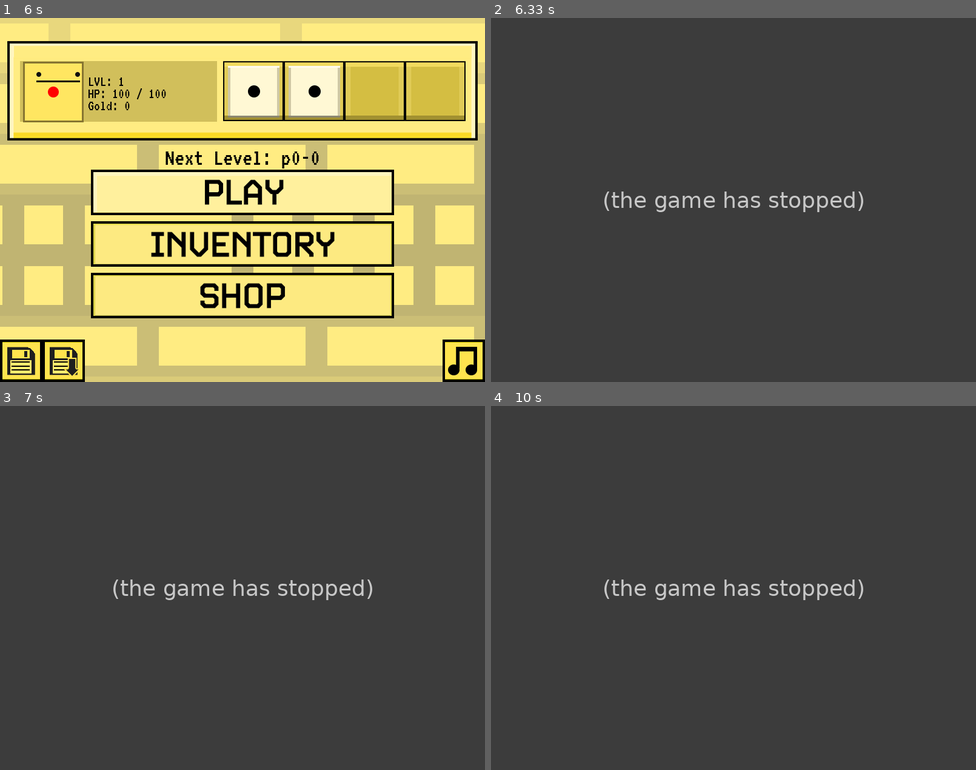
Above: before the commit, frames 1-4 (two rows, left to right).
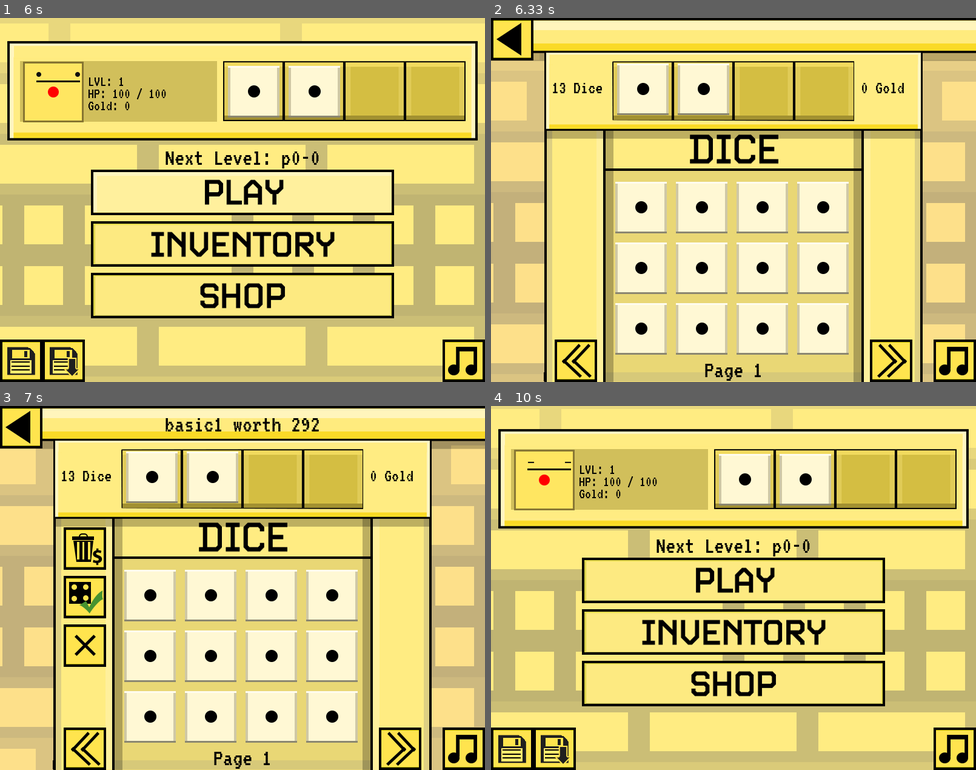
Above: after the commit, the same moments.

Repository: bloopsoup/DANGERdice
Game: pygame game, started from DANGERdice.py
Same seed, same stepped clock (60 frames per second), same inputs: the game is played once before the commit and once after it.
Inputs (mouse positions are in pixels of both pictures, inside the frame that each line leads up to):
- Up to frame 1 (6 s): click (242, 203) at 3.68 s; click (446, 119) at 4.02 s; click (465, 360) at 4.35 s; move the mouse to (392, 192) at 4.63 s; click (392, 192) at 4.68 s; type "an" at 5.52 s; type "n" at 5.72 s; tap Enter at 5.85 s
- Up to frame 2 (6.33 s): click (617, 265) at 6.12 s
- Up to frame 3 (7 s): click (397, 748) at 6.45 s; click (169, 693) at 6.78 s
- Up to frame 4 (10 s): click (578, 748) at 7.12 s; click (655, 471) at 7.45 s; click (685, 573) at 7.78 s; click (641, 500) at 8.12 s; click (820, 708) at 8.45 s; click (704, 478) at 8.78 s; click (646, 675) at 9.12 s; click "HP: 100 / 100" at 9.45 s; click (510, 427) at 9.78 s

Frame 1 is identical in both runs. In frame 2, 100% of the frame differs, in the area x 0-100%, y 0-100%; in frame 3, 100%; in frame 4, 100%.
Error before the commit: KeyError: 'inventory' (control.py line 30); the game stopped at 6.12 s (later frames are placeholders)

Commit message:
migrating inventory

Diff:
--- a/DANGERdice.py
+++ b/DANGERdice.py
@@ -2,7 +2,7 @@
 import pygame
 import sys
 from controller import Control
-from controller.states import Attributions, MainMenu, Intro, PlayerMenu
+from controller.states import Attributions, MainMenu, Intro, PlayerMenu, Inventory
 
 
 ###############
@@ -40,6 +40,7 @@
     "attributions": Attributions(),
     "main_menu": MainMenu(),
     "player_menu": PlayerMenu(),
+    "inventory": Inventory(),
     "intro": Intro()
 }
 
--- a/controller/config/dice_config.py
+++ b/controller/config/dice_config.py
@@ -1,7 +1,15 @@
 dice_config = {
-    "basic": [[1, 2, 3, 4, 5, 6], 0, False],
-    "poison": [[1, 2, 3, 4, 5, 6], 400, False],
-    "heal": [[1, 2, 3, 4, 5, 6], 600, True],
+    "basic1": [[1, 2, 3, 4, 5, 6], 1, 0, "basic", False],
+    "basic2": [[1, 2, 3, 4, 5, 6], 2, 0, "basic", False],
+    "basic3": [[1, 2, 3, 4, 5, 6], 3, 0, "basic", False],
+    "basic4": [[1, 2, 3, 4, 5, 6], 4, 0, "basic", False],
+    "basic5": [[1, 2, 3, 4, 5, 6], 5, 0, "basic", False],
+    "poison1": [[1, 2, 3, 4, 5, 6], 1, 400, "poison", False],
+    "poison2": [[1, 2, 3, 4, 5, 6], 2, 400, "poison", False],
+    "poison3": [[1, 2, 3, 4, 5, 6], 3, 400, "poison", False],
+    "heal1": [[1, 2, 3, 4, 5, 6], 1, 600, "heal", True],
+    "heal2": [[1, 2, 3, 4, 5, 6], 2, 600, "heal", True],
+    "heal3": [[1, 2, 3, 4, 5, 6], 3, 600, "heal", True],
     "divider": [[1, 1, 1, 2, 2, 3], 1000, True],
     "multiplier": [[1, 1, 1, 2, 2, 3], 3000, True]
 }
--- a/controller/config/position_config.py
+++ b/controller/config/position_config.py
@@ -1,13 +1,13 @@
 import pygame
-from gui.elements import PositionedTexts
+from gui.elements import PTexts
 
 # [self.name, "LVL: {0}", "HP: {0} / {1}", "Gold: {0}"]
 height = 0  # self.text_name.get_height()
 offsets = [(0, 0), (0, height), (0, height * 2), (0, height * 3)]
-INFO_MENU = PositionedTexts([pygame.Surface((1, 1))], (145, 72), None, 4, offsets, False)
-INFO_PLAYER = PositionedTexts([pygame.Surface((1, 1))], (38, 460), None, 4, offsets, False)
-INFO_ENEMY = PositionedTexts([pygame.Surface((1, 1))], (450, 460), None, 4, offsets, False)
-ENTITY_DISPLAY = PositionedTexts([pygame.Surface((100, 100))], (0, 0), None, 4, offsets, True)
+INFO_MENU = PTexts([pygame.Surface((1, 1))], (145, 72), None, 4, offsets, False)
+INFO_PLAYER = PTexts([pygame.Surface((1, 1))], (38, 460), None, 4, offsets, False)
+INFO_ENEMY = PTexts([pygame.Surface((1, 1))], (450, 460), None, 4, offsets, False)
+ENTITY_DISPLAY = PTexts([pygame.Surface((100, 100))], (0, 0), None, 4, offsets, True)
 
 # Dice preset
 # (100 x 100)
--- a/controller/loader.py
+++ b/controller/loader.py
@@ -56,11 +56,11 @@
 
 
 # FACTORY FUNCTIONS
-def create_die(die_type: str, multiple: int) -> Die:
+def create_die(die_type: str) -> Die:
     """Creates a die."""
     assert die_type in dice_config, "not a valid die type"
-    side, additional_cost, safe = dice_config[die_type]
-    return Die(side, multiple, int(130 * 1.5 * (multiple + 0.5)) + additional_cost, die_type, safe)
+    side, multiple, additional_cost, damage_type, safe = dice_config[die_type]
+    return Die(side, multiple, int(130 * 1.5 * (multiple + 0.5)) + additional_cost, damage_type, safe)
 
 
 def create_enemy(enemy: str, tier: int) -> Enemy:
@@ -74,6 +74,8 @@
 def create_player() -> Player:
     """Creates a player."""
     player = Player("p0-0")
-    player.append_to_preference("basic1")
-    player.append_to_preference("basic1")
+    for _ in range(2):
+        player.append_to_preference("basic1")
+    for _ in range(13):
+        player.append_to_inventory("basic1")
     return player
--- a/controller/states/__init__.py
+++ b/controller/states/__init__.py
@@ -3,3 +3,4 @@
 from .main_menu import MainMenu
 from .intro import Intro
 from .player_menu import PlayerMenu
+from .inventory import Inventory
--- a/controller/states/attributions.py
+++ b/controller/states/attributions.py
@@ -1,7 +1,7 @@
 from .state import State
 from ..utils import music_handler
 from ..loader import load_static, load_font, load_sound
-from gui.elements import StaticBG, PositionedTexts
+from gui.elements import StaticBG, PTexts
 from gui.commands import TimerCommand
 
 
@@ -10,7 +10,7 @@
 
     def __init__(self):
         super().__init__()
-        self.text_display = PositionedTexts([load_static("black")], (0, 220), load_font("L"), 1, [(0, 0)], True)
+        self.text_display = PTexts([load_static("black")], (0, 220), load_font("L"), 1, [(0, 0)], True)
         self.text_display.set_color((255, 255, 255))
 
     def setup_canvas(self):
--- a/controller/states/intro.py
+++ b/controller/states/intro.py
@@ -3,7 +3,7 @@
 from ..utils import music_handler
 from ..loader import load_static, load_some_sprites, load_all_sprites, load_font, load_sound, load_idle_animation
 from ..themes import BUTTON_DEFAULT, INPUT_DEFAULT
-from gui.elements import StaticBG, MovingBackgroundElement, PositionedTexts, Idle, Button, InputText
+from gui.elements import StaticBG, MovingBackgroundElement, PTexts, Idle, Button, InputText
 from gui.commands import MoveCommand
 
 
@@ -13,9 +13,8 @@
     def __init__(self):
         super().__init__()
         self.player_display = Idle(load_all_sprites("player"), (350, 472), None, load_idle_animation("player"))
-        self.name_display = PositionedTexts(load_all_sprites("player"), (350, 472), load_font("SS"),
-                                            1, [(0, -25)], True)
-        self.skip_display = PositionedTexts([load_static("black")], (0, 220), load_font("M"), 1, [(0, 0)], True)
+        self.name_display = PTexts(load_all_sprites("player"), (350, 472), load_font("SS"), 1, [(0, -25)], True)
+        self.skip_display = PTexts([load_static("black")], (0, 220), load_font("M"), 1, [(0, 0)], True)
 
     def setup_canvas(self):
         self.canvas.add_element(StaticBG([load_static("name")], (0, 0)), 0)
--- a/controller/states/inventory.py
+++ b/controller/states/inventory.py
@@ -1,8 +1,9 @@
+import math
 from .state import State
 from ..utils import music_handler
-from ..loader import load_static, load_some_sprites, load_font, load_sound, load_idle_animation
+from ..loader import load_static, load_some_sprites, load_font, load_sound, load_idle_animation, create_die
 from ..themes import BUTTON_DEFAULT
-from gui.elements import StaticBG, MovingBackgroundElement, PositionedTexts, Idle, Button
+from gui.elements import StaticBG, MovingBackgroundElement, PTexts, Idle, Button
 
 
 class Inventory(State):
@@ -11,10 +12,9 @@
     def __init__(self):
         super().__init__()
         self.reference_index = 0
-        self.info_display = PositionedTexts([load_static("black")], (0, 0), load_font("M"), 2,
-                                            [(0, 10), (0, 560)], True)
-        self.stash_display = PositionedTexts([load_static("black")], (0, 0), load_font("S"), 2,
-                                             [(100, 100), (610, 100)], False)
+        self.selected_index, self.in_set = -1, False
+        self.info_display = PTexts([load_static("black")], (0, 0), load_font("M"), 2, [(0, 10), (0, 560)], True)
+        self.stash_display = PTexts([load_static("black")], (0, 0), load_font("S"), 2, [(100, 100), (610, 100)], False)
 
     def setup_canvas(self):
         self.canvas.add_element(MovingBackgroundElement([load_static("tall_rectangles")], (0, -1), (800, 600)), 0)
@@ -24,7 +24,6 @@
         self.canvas.add_element(Button(load_some_sprites("music"), (730, 530), BUTTON_DEFAULT, music_handler.toggle), 0)
         self.canvas.add_element(Button(load_some_sprites("right_arrow"), (625, 530), BUTTON_DEFAULT, self.pg_right), 0)
         self.canvas.add_element(Button(load_some_sprites("left_arrow"), (105, 530), BUTTON_DEFAULT, self.pg_left), 0)
-
         self.canvas.add_element(self.info_display, 0)
         self.canvas.add_element(self.stash_display, 0)
 
@@ -35,39 +34,63 @@
         self.setup_canvas()
         music_handler.change(load_sound("note", False))
 
+    def update_components(self):
+        self.info_display.set_text(1, "Page {0}".format(max(1, math.ceil(self.reference_index // 12))))
+        self.stash_display.set_texts(["{0} Dice".format(len(self.player.get_inventory())),
+                                      "{0} Gold".format(self.player.get_money())])
+
     def add_dice_to_canvas(self):
         """Adds dice from your set to the canvas."""
         for i, die in enumerate(self.player.get_preference()):
-            die_display = Idle(load_some_sprites(die), (208 + (i * 100), 75), None, load_idle_animation("square"))
+            die_display = Idle(load_some_sprites(die), (208 + (i * 100), 75),
+                               lambda x=i: self.select(x, True), load_idle_animation("square"))
             die_display.set_idle(False)
             self.canvas.add_element(die_display, 1)
 
     def add_inventory_to_canvas(self):
         """Adds inventory dice to the canvas."""
-        indices, i = range(self.reference_index, len(self.player.get_inventory_all())), 0
+        inventory = self.player.get_inventory()
+        if not len(inventory):
+            return
+
+        i, indices = 0, range(self.reference_index, len(inventory))
         for row in range(3):
             for col in range(4):
-                die_display = Idle(load_some_sprites(self.player.get_inventory(indices[i])),
-                                   (205 + (100 * col), 270 + (100 * row)), None, load_idle_animation("square"))
+                die_display = Idle(load_some_sprites(inventory[indices[i]]), (205 + (100 * col), 270 + (100 * row)),
+                                   lambda x=i: self.select(x, False), load_idle_animation("square"))
                 die_display.set_idle(False)
                 self.canvas.add_element(die_display, 2)
                 i += 1
 
     def add_inventory_buttons_to_canvas(self):
         """Make the inventory die buttons appear."""
-        self.canvas.add_element(Button(load_some_sprites("delete"), (105, 200), BUTTON_DEFAULT, print), 3)
+        self.canvas.add_element(Button(load_some_sprites("sell"), (105, 200), BUTTON_DEFAULT, print), 3)
         self.canvas.add_element(Button(load_some_sprites("equip"), (105, 280), BUTTON_DEFAULT, print), 3)
-        self.canvas.add_element(Button(load_some_sprites("cancel"), (105, 360), BUTTON_DEFAULT, print), 3)
+        self.canvas.add_element(Button(load_some_sprites("cancel"), (105, 360), BUTTON_DEFAULT, self.deselect), 3)
 
     def add_set_buttons_to_canvas(self):
         """Make the unequip button appear."""
         self.canvas.add_element(Button(load_some_sprites("unequip"), (105, 200), BUTTON_DEFAULT, print), 3)
-        self.canvas.add_element(Button(load_some_sprites("cancel"), (105, 280), BUTTON_DEFAULT, print), 3)
+        self.canvas.add_element(Button(load_some_sprites("cancel"), (105, 280), BUTTON_DEFAULT, self.deselect), 3)
 
-    def empty_page(self):
-        """Scrolls left if the current page is empty."""
-        if len(self.player.get_inventory_all()) <= self.reference_index:
-            self.pg_left()
+    def show_die_info(self):
+        """Shows the currently selected die's info."""
+        lst = self.player.get_preference() if self.in_set else self.player.get_inventory()
+        die = create_die(lst[self.selected_index])
+        self.info_display.set_text(0, "{0} worth {1}".format(die.get_name(), die.get_price()))
+
+    def select(self, index: int, in_set: bool):
+        """Selects a die and shows die-related buttons."""
+        self.deselect()
+        self.selected_index, self.in_set = index, in_set
+        self.add_set_buttons_to_canvas() if in_set else self.add_inventory_buttons_to_canvas()
+        self.show_die_info()
+
+    def deselect(self):
+        """Deselects a die and deletes die-related buttons."""
+        self.selected_index, self.in_set = -1, False
+        self.canvas.delete_group(3)
+        self.info_display.set_text(0, "")
 
     def pg_left(self):
         """Scroll to the left to go back a page."""
@@ -76,5 +99,10 @@
 
     def pg_right(self):
         """Scroll to the right to reveal more dice from your inventory."""
-        if len(self.player.inventory) > self.reference_index + 12:
+        if len(self.player.get_inventory()) > self.reference_index + 12:
             self.reference_index += 12
+
+    def empty_page(self):
+        """Scrolls left if the current page is empty."""
+        if len(self.player.get_inventory()) <= self.reference_index:
+            self.pg_left()
--- a/controller/states/player_menu.py
+++ b/controller/states/player_menu.py
@@ -3,7 +3,7 @@
 from ..utils import music_handler
 from ..loader import load_static, load_some_sprites, load_all_sprites, load_font, load_sound, load_idle_animation
 from ..themes import BUTTON_DEFAULT
-from gui.elements import StaticBG, MovingBackgroundElement, PositionedTexts, Idle, Button
+from gui.elements import StaticBG, MovingBackgroundElement, PTexts, Idle, Button
 
 
 class PlayerMenu(State):
@@ -12,9 +12,9 @@
     def __init__(self):
         super().__init__()
         self.player_display = Idle(load_all_sprites("player"), (38, 72), None, load_idle_animation("player"))
-        self.stat_display = PositionedTexts([pygame.Surface((1, 1))], (145, 72), load_font("SS"), 4,
-                                            [(0, 0), (0, 20), (0, 40), (0, 60)], False)
-        self.level_display = PositionedTexts([load_static("black")], (0, 210), load_font("M"), 1, [(0, 0)], True)
+        self.stat_display = PTexts([pygame.Surface((1, 1))], (145, 72), load_font("SS"), 4,
+                                   [(0, 0), (0, 20), (0, 40), (0, 60)], False)
+        self.level_display = PTexts([load_static("black")], (0, 210), load_font("M"), 1, [(0, 0)], True)
 
     def setup_canvas(self):
         self.canvas.add_element(MovingBackgroundElement([load_static("tall_rectangles_light")], (0, -1), (800, 600)), 0)
--- a/gui/elements/__init__.py
+++ b/gui/elements/__init__.py
@@ -4,5 +4,5 @@
 from .idle import Idle
 from .input_text import InputText
 from .moving_background import MovingBackgroundElement
-from .positioned_texts import PositionedTexts
+from .p_texts import PTexts
 from .static_background import StaticBG
--- a/gui/elements/positioned_texts.py
+++ b/gui/elements/p_texts.py
@@ -2,7 +2,7 @@
 from .displayable import Displayable
 
 
-class PositionedTexts(Displayable):
+class PTexts(Displayable):
     """An element displaying positioned text elements which change frequently over time. Note that
        images and pos represent an anchor point for relative text positioning (rather than absolute)."""
 
